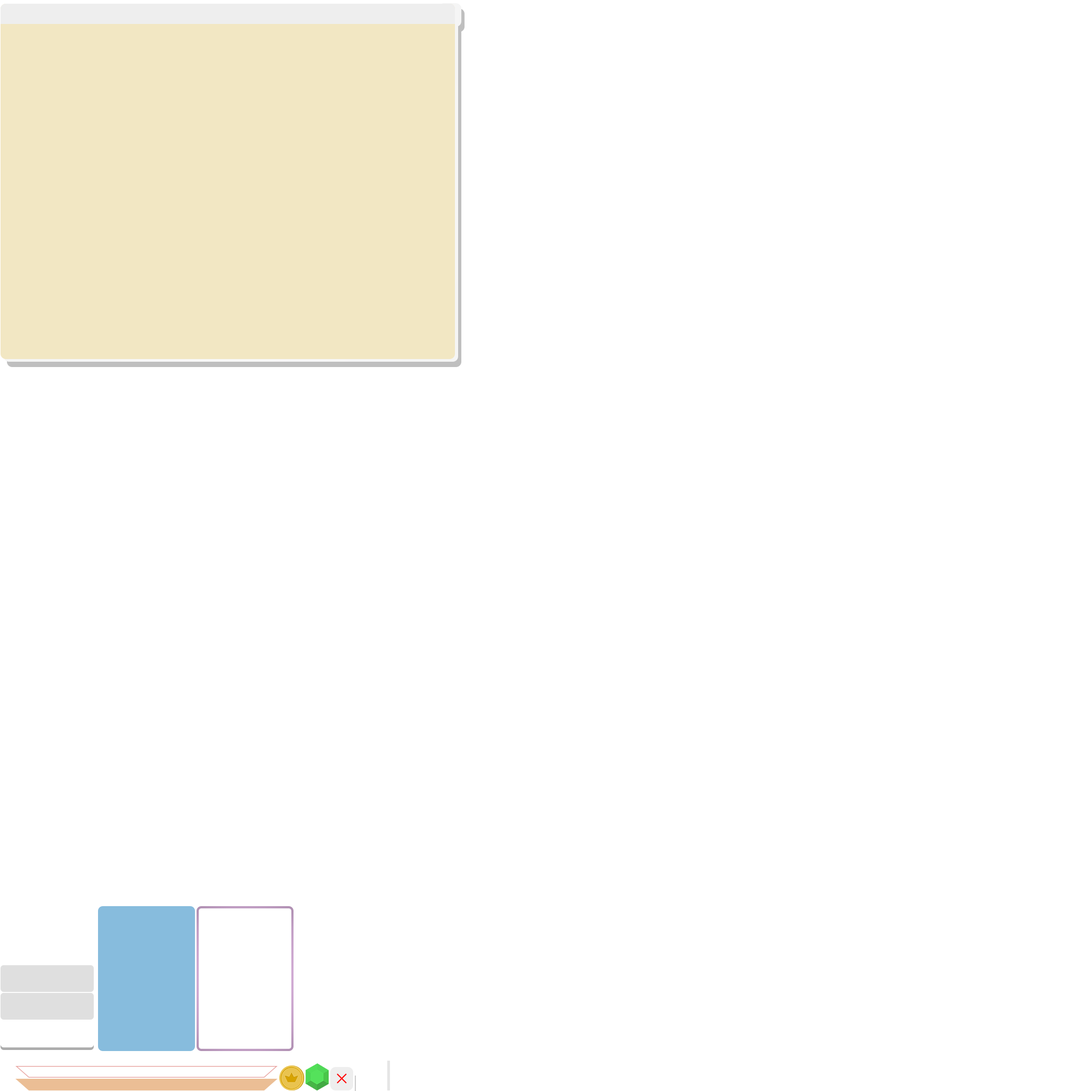
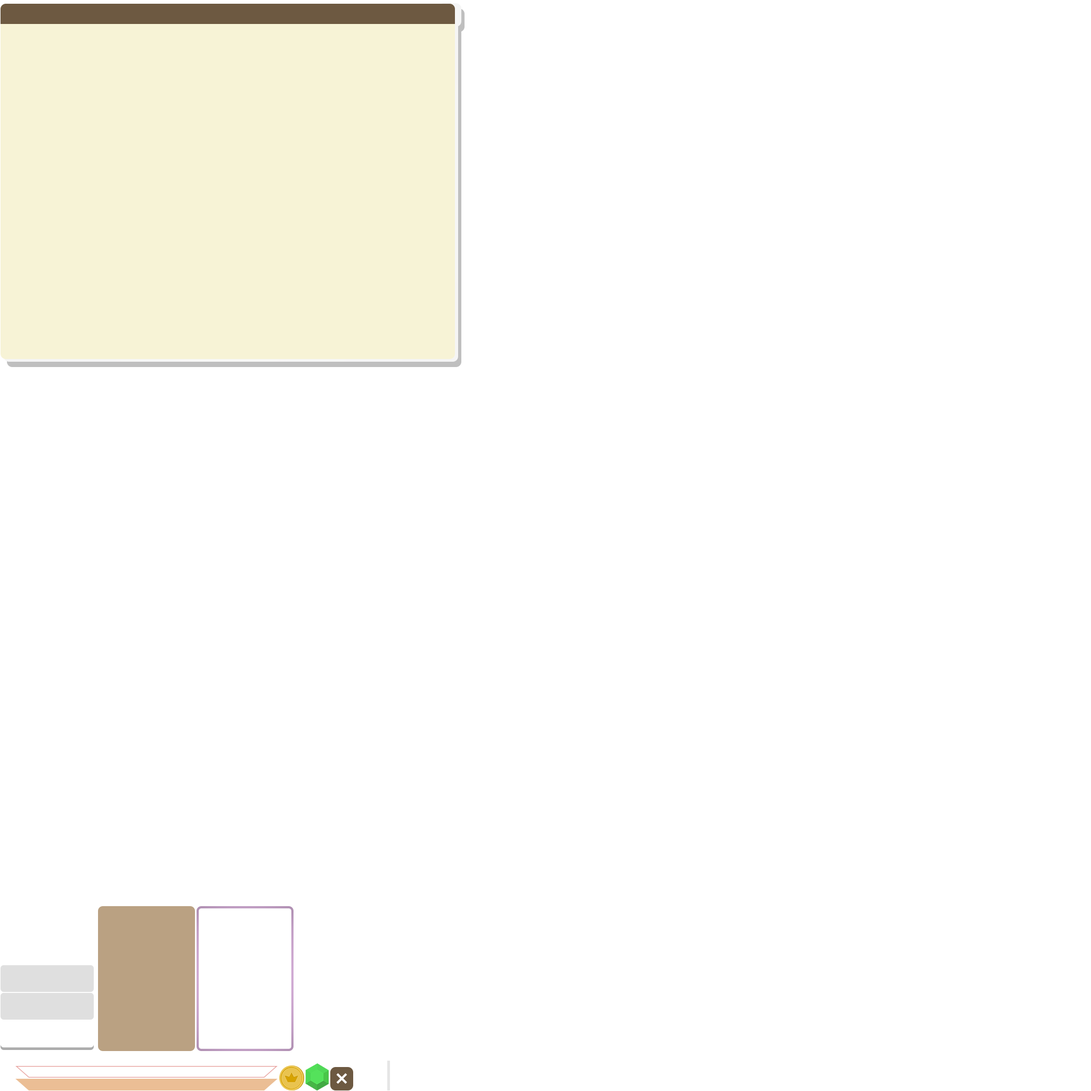
The second w=1091, h=1091 image is a revision of the first. Changes to its layers:
painted on "Прямоугольник 2" (1st of 2, in "window копия") over box(0, 3, 456, 24)
painted on "Прямоугольник, скругл. углы 1" over box(0, 3, 456, 360)
painted on "Прямоугольник, скругл. углы 3" over box(98, 906, 196, 1052)
painted on "Фигура 3 копия" over box(330, 1067, 354, 1091)
